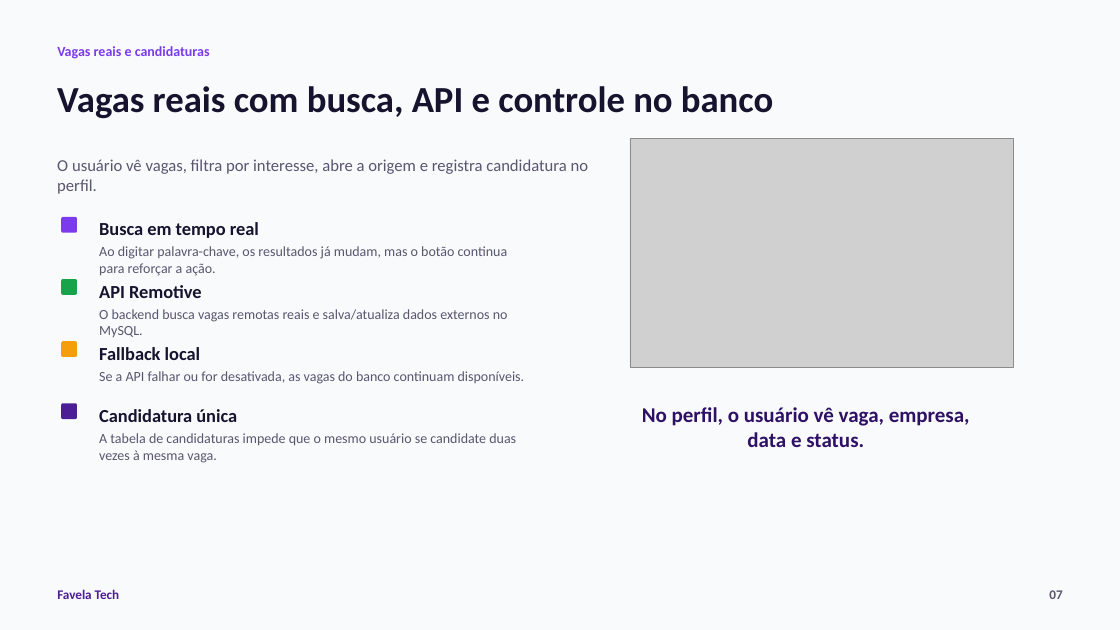
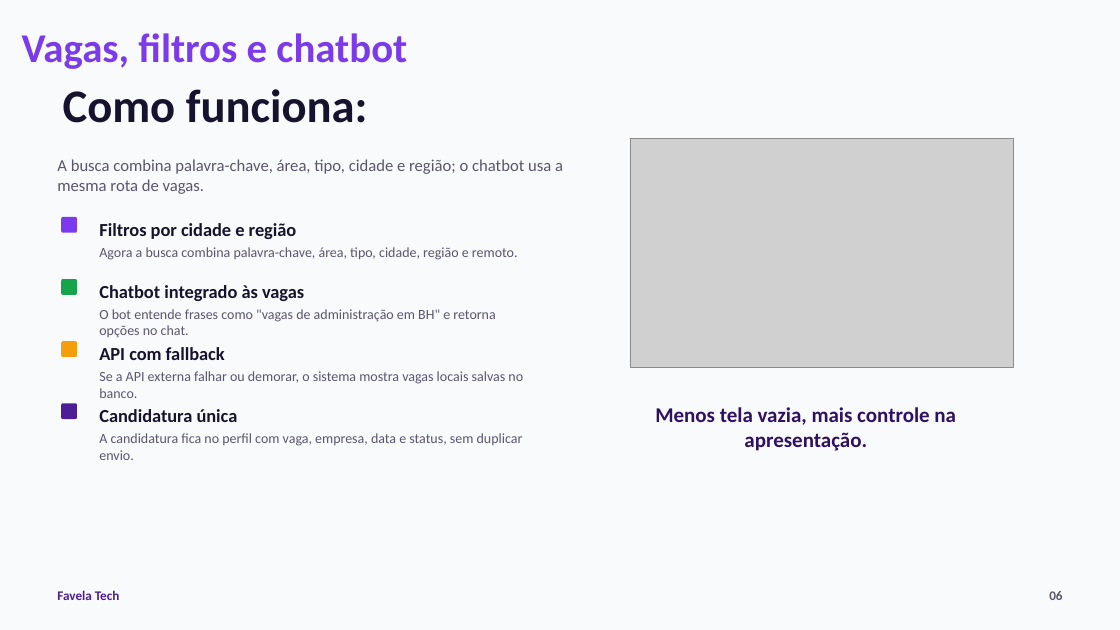
Before and after one commit to victor-hugor-log/Projeto-Final, a slide deck: slide 6 of pitch/favela-tech-apresentacao.pptx (slide 7 before the commit). Drawn at 1120x630 pixels with LibreOffice and Linux fonts; fonts in the diff are those of the drawing; grey boxes stand for pictures. Boxes give left, top, right and bottom in pixels: in the first picture for what was removed or moved away, otherwise in the second. Text is boxed around its words. In the diff, an @@ line names an element or a change of style, - is before the commit and + after.

Commit message:
falta um pouco ainda
-chatbot atualizado com vagas
-logo atualiza
-footer atualizado
-vagas por cidade/bairro

```diff
--- a/pitch/favela-tech-apresentacao.pptx
+++ b/pitch/favela-tech-apresentacao.pptx
@@ text at <box>22,33,407,69</box>: text changed; size 12 to 35 pt @@
-Vagas reais e candidaturas
+Vagas, filtros e chatbot
@@ text at <box>63,89,368,123</box>: text changed; size 31.5 to 40 pt @@
-Vagas reais com busca, API e controle no banco
+Como funciona:
@@ text at <box>57,159,563,194</box>: text changed @@
-O usuário vê vagas, filtra por interesse, abre a origem e registra candidatura no perfil.
+A busca combina palavra-chave, área, tipo, cidade e região; o chatbot usa a mesma rota de vagas.
@@ text at <box>99,223,297,239</box>: text changed @@
-Busca em tempo real
+Filtros por cidade e região
@@ text at <box>99,247,518,260</box>: text changed @@
-Ao digitar palavra-chave, os resultados já mudam, mas o botão continua para reforçar a ação.
+Agora a busca combina palavra-chave, área, tipo, cidade, região e remoto.
@@ text at <box>99,285,304,301</box>: text changed @@
-API Remotive
+Chatbot integrado às vagas
@@ text at <box>99,309,495,338</box>: text changed @@
-O backend busca vagas remotas reais e salva/atualiza dados externos no MySQL.
+O bot entende frases como "vagas de administração em BH" e retorna opções no chat.
@@ text at <box>99,347,225,360</box>: text changed @@
-Fallback local
+API com fallback
@@ text at <box>99,371,523,398</box>: text changed @@
-Se a API falhar ou for desativada, as vagas do banco continuam disponíveis.
+Se a API externa falhar ou demorar, o sistema mostra vagas locais salvas no banco.
@@ text at <box>655,407,956,451</box>: text changed @@
-No perfil, o usuário vê vaga, empresa, data e status.
+Menos tela vazia, mais controle na apresentação.
@@ text at <box>99,433,523,460</box>: text changed @@
-A tabela de candidaturas impede que o mesmo usuário se candidate duas vezes à mesma vaga.
+A candidatura fica no perfil com vaga, empresa, data e status, sem duplicar envio.
@@ text at <box>1049,591,1062,600</box>: text changed @@
-07
+06
```
Also in this commit, not shown: 6 other slides changed, 2 slides added, 5 slides removed, 17 other files.
